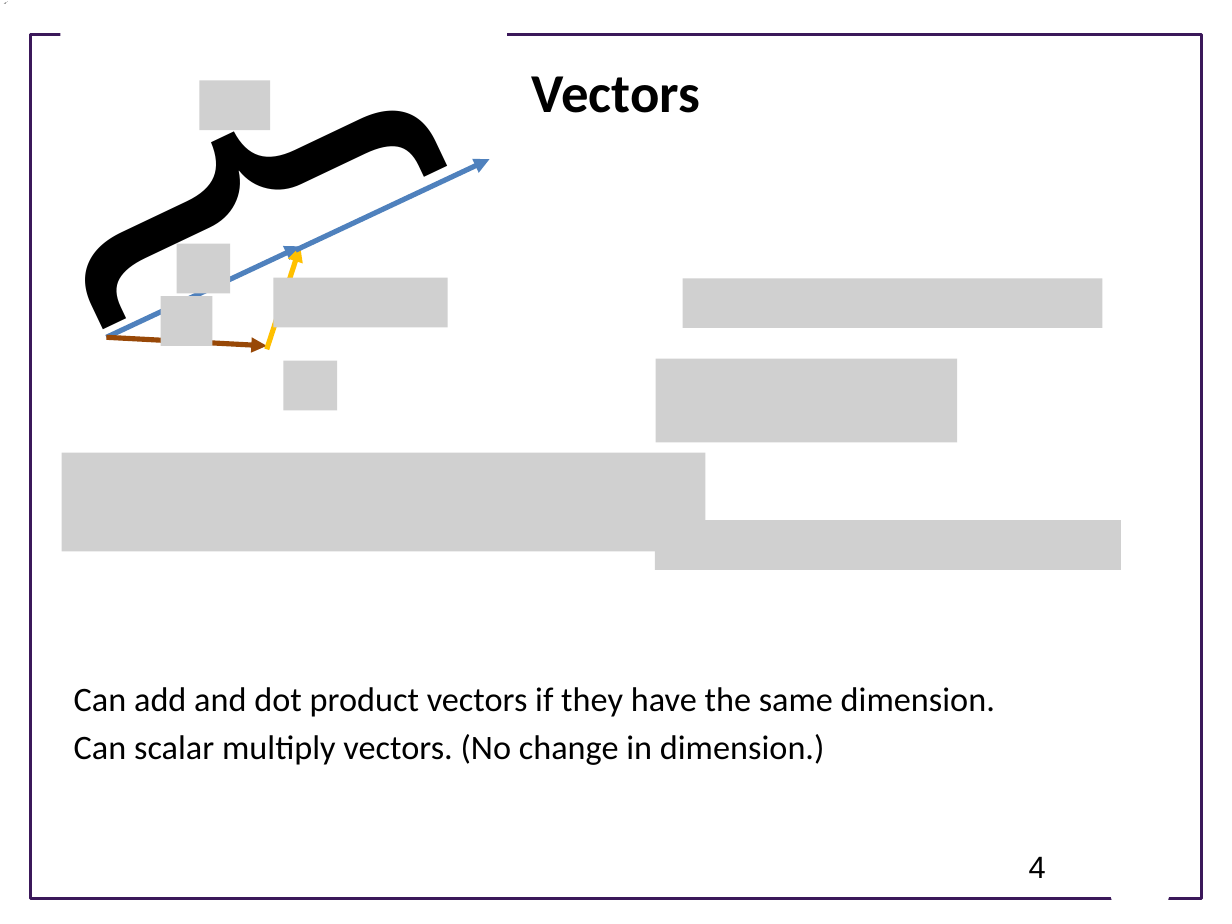
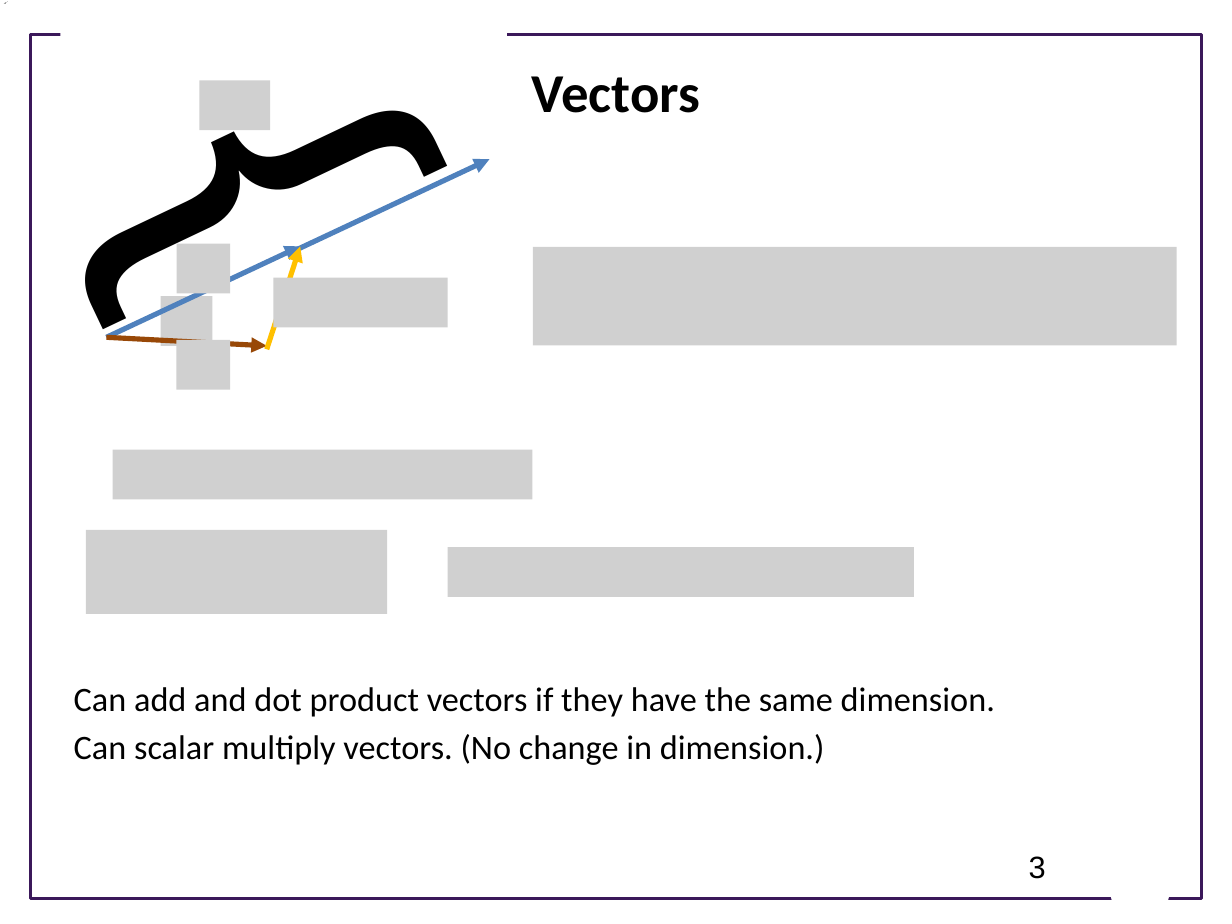
Before and after one commit to joseph-hellerstein/advanced-controls-lectures, a slide deck: slide 3 of Lecture_4-Geometric-Linear-Algebra/Geometric-Linear-Algebra.pptx (slide 4 before the commit). Drawn at 1232x924 pixels with LibreOffice and Linux fonts; fonts in the diff are those of the drawing; grey boxes stand for pictures; background and template pictures are left out. Boxes give left, top, right and bottom in pixels: in the first picture for what was removed or moved away, otherwise in the second. Text is boxed around its words. In the diff, an @@ line names an element or a change of style, - is before the commit and + after.

```diff
--- a/Lecture_4-Geometric-Linear-Algebra/Geometric-Linear-Algebra.pptx
+++ b/Lecture_4-Geometric-Linear-Algebra/Geometric-Linear-Algebra.pptx
@@ picture added at [532, 246, 1177, 345] @@
@@ picture removed at [683, 278, 1103, 328] @@
@@ picture added at [176, 340, 230, 389] @@
@@ picture removed at [655, 359, 957, 442] @@
@@ picture removed at [283, 361, 338, 410] @@
@@ picture removed at [62, 452, 706, 551] @@
@@ picture added at [113, 450, 533, 499] @@
@@ picture added at [86, 530, 388, 614] @@
@@ picture removed at [655, 520, 1121, 569] @@
@@ picture added at [447, 547, 913, 596] @@
@@ page number at [1029, 856, 1046, 879]: text changed @@
-4
+3
```
Also in this commit, not shown: 7 other slides changed, 3 slides added, 9 slides removed.
